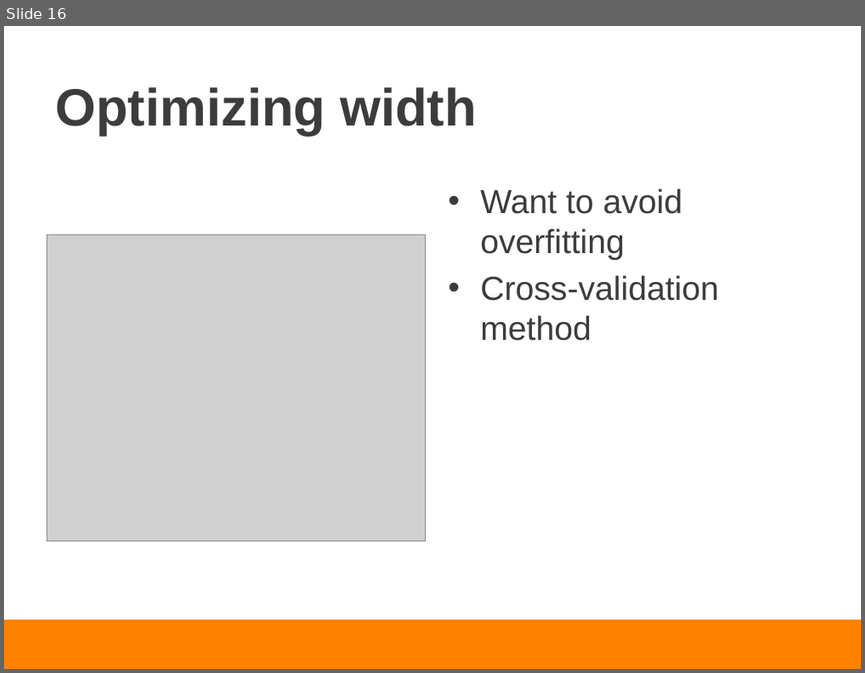
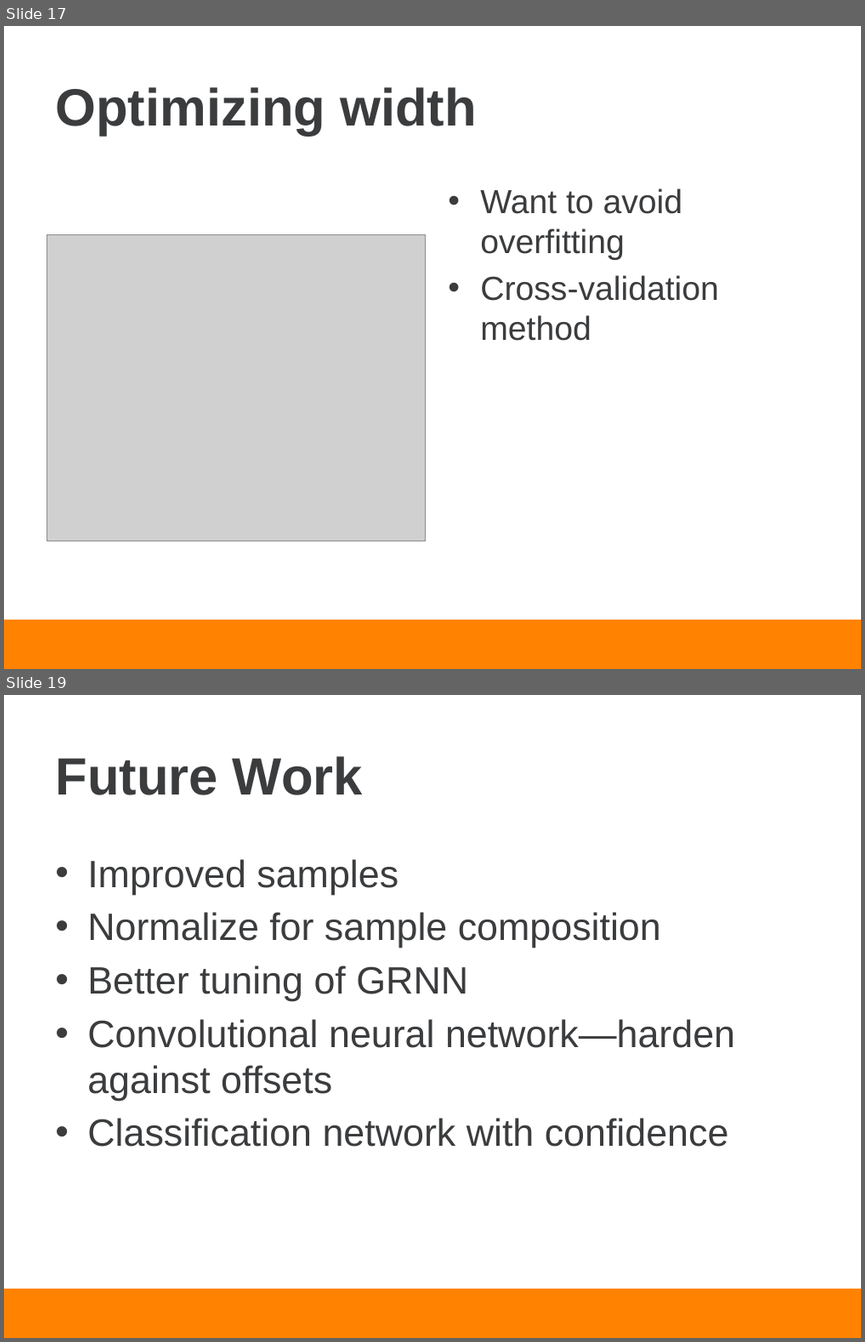
Before and after one commit to piovere/nucnotes, a slide deck: ne697neuralnetworks/project/presentation.pptx. Shown one above the other, each under a label of ours: slide 16 before the commit, slides 17 and 19 after it; the slides between them are not shown. The pictures are 865x673 and 865x1342 pixels, drawn with LibreOffice and Linux fonts; fonts in the diff are those of the drawing; grey boxes stand for pictures; background and template pictures are left out. Boxes give left, top, right and bottom in pixels: in the first picture for what was removed or moved away, otherwise in the second. Text is boxed around its words. In the diff, an @@ line names an element or a change of style, - is before the commit and + after.

```diff
--- a/ne697neuralnetworks/project/presentation.pptx
+++ b/ne697neuralnetworks/project/presentation.pptx
@@ slide 19 added at [4,695,861,1338], background #FFFFFF; not listed: 1 template element that a slide beside it also shows @@
@@ title added at [55,756,363,795], 44 pt, text #3B3C3E, bold @@
+Future Work
@@ text added at [87,859,735,1146], 32 pt, text #3B3C3E @@
+• Improved samples
+• Normalize for sample composition
+• Better tuning of GRNN
+• Convolutional neural network—harden against offsets
+• Classification network with confidence
@@ what was slide 16 is now slide 17 @@
```
Also in this commit, not shown: 6 slides changed, 6 other slides added, 2 slides removed.
